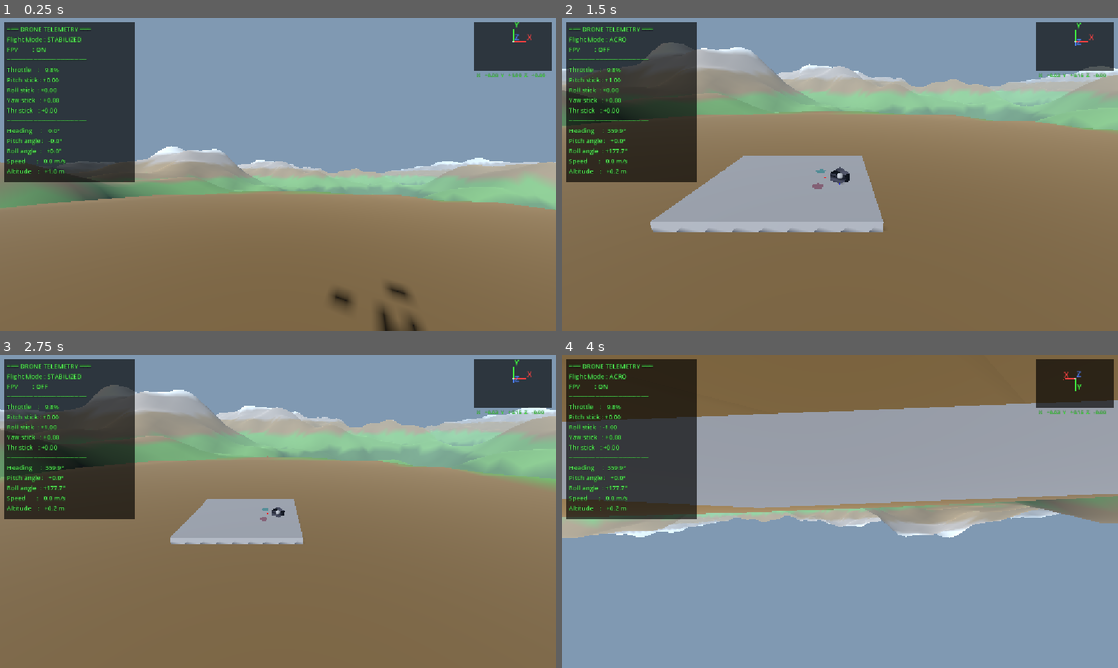
Above: before the commit, frames 1-4 (two rows, left to right).
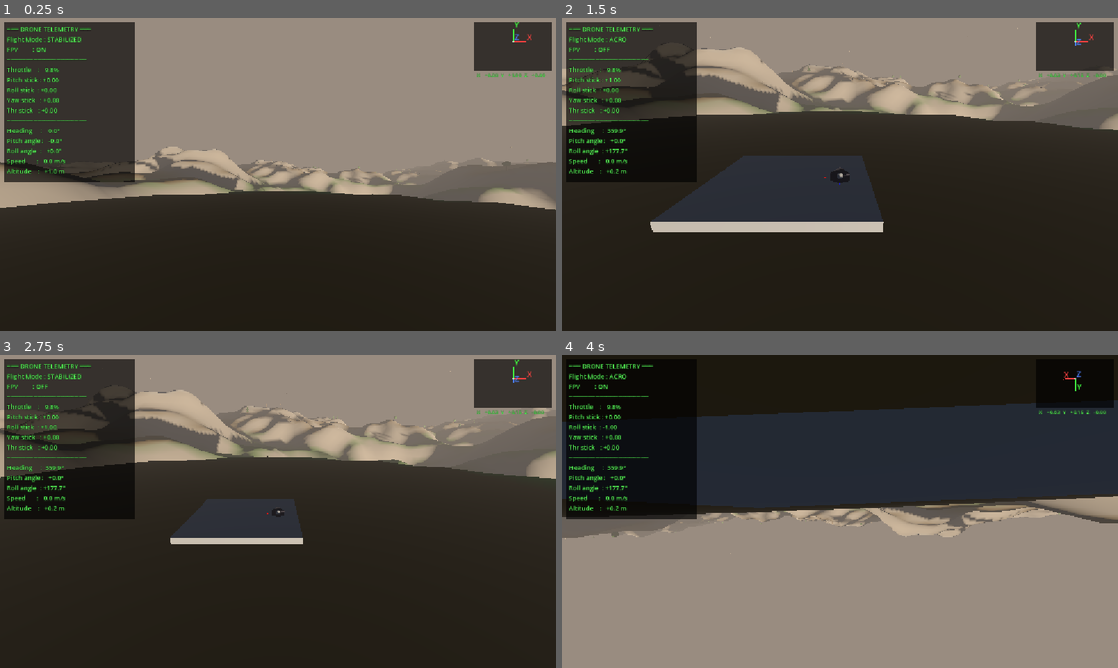
Above: after the commit, the same moments.

Repository: timbittner/dronesim
Game: Godot game, scene res://scenes/main.tscn
Same seed, same stepped clock (60 frames per second), same inputs: the game is played once before the commit and once after it.
Inputs:
- Up to frame 1 (0.25 s): no input
- Up to frame 2 (1.5 s): tap Enter at 0.5 s; hold Right (roll_right) 0.53-1.28 s; hold M (toggle_flight_mode) 0.53-1.28 s; hold Down (pitch_backward) from 1.28 s (still down); tap C (toggle_fpv) at 1.35 s
- Up to frame 3 (2.75 s): release Down (pitch_backward) at 2.03 s; hold Right (roll_right) from 2.03 s (still down); hold M (toggle_flight_mode) from 2.03 s (still down)
- Up to frame 4 (4 s): tap R (reset_drone) at 2.75, 3.5 s; release Right (roll_right) at 2.78 s; release M (toggle_flight_mode) at 2.78 s; hold Up (pitch_forward) 2.78-3.53 s; tap C (toggle_fpv) at 2.85 s; hold Left (roll_left) from 3.53 s (still down); hold M (toggle_flight_mode) from 3.53 s (still down)

The runs differ from the first frame. In frame 1, 85% of the frame differs, in the area x 0-100%, y 0-100%; in frame 2, 90%; in frame 3, 90%; in frame 4, 98%.

Commit message:
feat: Phase A — rotors, trees, terrain color, sky (P2 plan)
A-1: Fix docs — FPV toggle on R1 (not R2), mode toggle on L1
A-2: Binary rotor visual — cone→disc mesh swap + glow when armed
A-3: Procedural trees (deciduous/pine/dead) and rocks (boulder/rubble)
A-4: Slope-based terrain coloring — rock blends in on steep faces
A-5: ProceduralSky gradient, warm 15° sun, denser fog + sun-color

Fixes applied after debug launch:
- scatter.gd uses call_deferred so parent terrain's noise is ready
- terrain.tscn: parent='.' for Scatter child (not 'Terrain')
- terrain_generator.gd: suppress unused h_center warning

Game launches clean (no errors), all 10 headless tests pass.

Diff:
--- a/scenes/environment/terrain.tscn
+++ b/scenes/environment/terrain.tscn
@@ -1,6 +1,10 @@
 [gd_scene load_steps=2 format=3]
 
 [ext_resource type="Script" path="res://scripts/environment/terrain_generator.gd" id="1_terrain_gen"]
+[ext_resource type="Script" path="res://scripts/environment/scatter.gd" id="2_scatter"]
 
 [node name="Terrain" type="Node3D"]
 script = ExtResource("1_terrain_gen")
+
+[node name="Scatter" type="Node3D" parent="."]
+script = ExtResource("2_scatter")
--- a/scenes/main.tscn
+++ b/scenes/main.tscn
@@ -11,7 +11,12 @@
 [sub_resource type="BoxShape3D" id="BoxShape_spawn_pad"]
 size = Vector3(2, 0.1, 2)
 
-[sub_resource type="Sky" id="Sky_main"]
+[sub_resource type="ProceduralSky" id="Sky_main"]
+sky_top_color = Color(0.25, 0.4, 0.6, 1)
+sky_horizon_color = Color(0.6, 0.65, 0.75, 1)
+sky_curve = 0.15
+ground_bottom_color = Color(0.15, 0.12, 0.1, 1)
+ground_horizon_color = Color(0.35, 0.35, 0.35, 1)
 
 [sub_resource type="Environment" id="Env_sky"]
 background_mode = 1
@@ -20,8 +25,9 @@
 ambient_light_color = Color(0.4, 0.45, 0.55, 1)
 ambient_light_energy = 0.5
 fog_enabled = true
-fog_light_color = Color(0.5, 0.6, 0.7, 1)
-fog_density = 0.005
+fog_light_color = Color(0.6, 0.55, 0.5, 1)
+fog_sun_color = Color(0.9, 0.7, 0.4, 1)
+fog_density = 0.008
 
 [node name="Main" type="Node3D" unique_id=1501016617]
 
@@ -37,8 +43,9 @@
 shape = SubResource("BoxShape_spawn_pad")
 
 [node name="DirectionalLight3D" type="DirectionalLight3D" parent="." unique_id=1384618151]
-transform = Transform3D(0.86601907, 0.25000688, -0.43302146, 0, 0.86602384, 0.50000274, 0.500011, -0.43301192, 0.74999315, 10, 15, 10)
-light_energy = 1.2
+transform = Transform3D(0.855, 0, 0.518, 0.134, 0.966, -0.222, -0.5, 0.259, 0.826, 0, 10, 0)
+light_energy = 1.4
+light_color = Color(1.0, 0.92, 0.78, 1)
 shadow_enabled = true
 
 [node name="WorldEnvironment" type="WorldEnvironment" parent="." unique_id=1052014582]
--- a/scripts/drone/drone_controller.gd
+++ b/scripts/drone/drone_controller.gd
@@ -34,6 +34,14 @@
 
 var _flight_mode: String = "stabilized"
 
+# --- Rotor visual ---
+var _rotor_nodes: Array[MeshInstance3D] = []
+var _rotor_idle_meshes: Array[Mesh] = []
+var _rotor_idle_materials: Array[Material] = []
+var _rotor_spin_mesh: Mesh
+var _rotor_spin_material: Material
+var _armed: bool = false
+
 # Rotor positions in local body frame.
 var _rotor_positions: Array[Vector3] = [
 	Vector3(-0.25, 0.07,  0.25),  # FL — left-rear
@@ -62,6 +70,33 @@
 
 	_current_mode = _flight_modes[_flight_mode]
 
+	_setup_rotor_visuals()
+
+
+func _setup_rotor_visuals() -> void:
+	# Collect rotor MeshInstance3D children and snapshot their idle state.
+	for child in get_children():
+		if child is MeshInstance3D and child.name.begins_with("Rotor"):
+			_rotor_nodes.append(child)
+			_rotor_idle_meshes.append(child.mesh)
+			_rotor_idle_materials.append(child.material_override)
+
+	# Create spinning disc mesh — flat disc, same diameter as cone base.
+	var disc := CylinderMesh.new()
+	disc.top_radius = 0.08
+	disc.bottom_radius = 0.08
+	disc.height = 0.01
+	_rotor_spin_mesh = disc
+
+	# Translucent material with subtle emission for spinning rotors.
+	var spin_mat := StandardMaterial3D.new()
+	spin_mat.albedo_color = Color(0.35, 0.5, 0.5, 0.35)
+	spin_mat.transparency = BaseMaterial3D.TRANSPARENCY_ALPHA
+	spin_mat.emission_enabled = true
+	spin_mat.emission = Color(0.2, 0.3, 0.35)
+	spin_mat.emission_energy_multiplier = 0.4
+	_rotor_spin_material = spin_mat
+
 
 func _unhandled_input(event: InputEvent) -> void:
 	if event.is_action_pressed("toggle_flight_mode"):
@@ -95,6 +130,18 @@
 	)
 
 	var mix := _mix_rotors(control.collective, control.pitch_diff, control.roll_diff)
+
+	# Rotor visual: swap between cone (idle) and disc (spinning) based on throttle cut.
+	var armed := control.collective >= 0.001
+	if armed != _armed:
+		_armed = armed
+		for i in _rotor_nodes.size():
+			if _armed:
+				_rotor_nodes[i].mesh = _rotor_spin_mesh
+				_rotor_nodes[i].material_override = _rotor_spin_material
+			else:
+				_rotor_nodes[i].mesh = _rotor_idle_meshes[i]
+				_rotor_nodes[i].material_override = _rotor_idle_materials[i]
 
 	var up: Vector3 = global_transform.basis.y
 	var throttles: Array[float] = [mix.fl, mix.fr, mix.bl, mix.br]
--- /dev/null
+++ b/scripts/environment/scatter.gd
@@ -0,0 +1,279 @@
+extends Node3D
+
+## Scatters visual-only trees and rocks across the terrain at generation time.
+## Trees = cone trunk + sphere canopy, rocks = rough box/sphere meshes.
+## No collision bodies yet — visual only.
+
+@export var tree_count: int = 300
+@export var rock_count: int = 150
+@export var scatter_radius: float = 220.0  # stay inside generated terrain
+@export var min_spacing: float = 3.0       # min distance between objects
+@export var flat_radius: float = 12.0      # keep spawn area clear
+
+# Shared meshes and materials (created once, reused across instances)
+var _trunk_mesh: CylinderMesh
+var _pine_trunk_mesh: CylinderMesh
+var _canopy_sphere: SphereMesh
+var _canopy_pine_top: CylinderMesh  # cone-like layered canopy top
+var _canopy_pine_mid: CylinderMesh
+var _canopy_pine_low: CylinderMesh
+var _dead_trunk: CylinderMesh
+
+var _rock_box_mesh: BoxMesh
+var _rock_sphere_mesh: SphereMesh
+
+var _trunk_mat: StandardMaterial3D
+var _canopy_green_mat: StandardMaterial3D
+var _canopy_dark_mat: StandardMaterial3D
+var _dead_mat: StandardMaterial3D
+var _rock_mat: StandardMaterial3D
+var _rock_light_mat: StandardMaterial3D
+
+# RNG for reproducible placement
+var _rng: RandomNumberGenerator
+
+
+func _ready() -> void:
+	# Defer to next frame so parent terrain's _ready() sets up noise first.
+	call_deferred("_generate")
+
+
+func _generate() -> void:
+	_rng = RandomNumberGenerator.new()
+	_rng.seed = 137
+	_setup_meshes_and_materials()
+	_scatter_trees()
+	_scatter_rocks()
+
+
+func _setup_meshes_and_materials() -> void:
+	# --- Common trunk ---
+	_trunk_mesh = CylinderMesh.new()
+	_trunk_mesh.top_radius = 0.04
+	_trunk_mesh.bottom_radius = 0.06
+	_trunk_mesh.height = 1.2
+
+	_pine_trunk_mesh = CylinderMesh.new()
+	_pine_trunk_mesh.top_radius = 0.03
+	_pine_trunk_mesh.bottom_radius = 0.05
+	_pine_trunk_mesh.height = 1.8
+
+	# --- Canopies ---
+	_canopy_sphere = SphereMesh.new()
+	_canopy_sphere.radius = 0.6
+	_canopy_sphere.height = 1.2
+
+	# Pine layers: stacked cones (using cylinders with top_radius=0)
+	_canopy_pine_low = CylinderMesh.new()
+	_canopy_pine_low.top_radius = 0.0
+	_canopy_pine_low.bottom_radius = 0.7
+	_canopy_pine_low.height = 0.8
+
+	_canopy_pine_mid = CylinderMesh.new()
+	_canopy_pine_mid.top_radius = 0.0
+	_canopy_pine_mid.bottom_radius = 0.5
+	_canopy_pine_mid.height = 0.6
+
+	_canopy_pine_top = CylinderMesh.new()
+	_canopy_pine_top.top_radius = 0.0
+	_canopy_pine_top.bottom_radius = 0.3
+	_canopy_pine_top.height = 0.5
+
+	# --- Dead stub ---
+	_dead_trunk = CylinderMesh.new()
+	_dead_trunk.top_radius = 0.03
+	_dead_trunk.bottom_radius = 0.07
+	_dead_trunk.height = 1.5
+
+	# --- Rocks ---
+	_rock_box_mesh = BoxMesh.new()
+	_rock_box_mesh.size = Vector3(0.3, 0.2, 0.25)
+
+	_rock_sphere_mesh = SphereMesh.new()
+	_rock_sphere_mesh.radius = 0.2
+	_rock_sphere_mesh.height = 0.3
+
+	# --- Materials ---
+	_trunk_mat = StandardMaterial3D.new()
+	_trunk_mat.albedo_color = Color(0.35, 0.22, 0.12)
+	_trunk_mat.roughness = 0.95
+
+	_canopy_green_mat = StandardMaterial3D.new()
+	_canopy_green_mat.albedo_color = Color(0.25, 0.45, 0.18)
+	_canopy_green_mat.roughness = 0.85
+
+	_canopy_dark_mat = StandardMaterial3D.new()
+	_canopy_dark_mat.albedo_color = Color(0.15, 0.3, 0.12)
+	_canopy_dark_mat.roughness = 0.85
+
+	_dead_mat = StandardMaterial3D.new()
+	_dead_mat.albedo_color = Color(0.3, 0.25, 0.2)
+	_dead_mat.roughness = 0.95
+
+	_rock_mat = StandardMaterial3D.new()
+	_rock_mat.albedo_color = Color(0.4, 0.38, 0.35)
+	_rock_mat.roughness = 0.9
+
+	_rock_light_mat = StandardMaterial3D.new()
+	_rock_light_mat.albedo_color = Color(0.5, 0.48, 0.45)
+	_rock_light_mat.roughness = 0.9
+
+
+func _scatter_trees() -> void:
+	var placed_positions: Array[Vector2] = []
+
+	for _i in range(tree_count):
+		var pos := _random_terrain_position()
+		if pos == Vector3.ZERO and _i > 0:
+			continue
+
+		var pos2d := Vector2(pos.x, pos.z)
+		if _too_close(pos2d, placed_positions):
+			continue
+		placed_positions.append(pos2d)
+
+		var tree_type := _rng.randi_range(0, 2)
+		match tree_type:
+			0: _spawn_deciduous(pos)
+			1: _spawn_pine(pos)
+			2: _spawn_dead_tree(pos)
+
+
+func _scatter_rocks() -> void:
+	var placed_positions: Array[Vector2] = []
+
+	for _i in range(rock_count):
+		var pos := _random_terrain_position()
+		if pos == Vector3.ZERO and _i > 0:
+			continue
+
+		var pos2d := Vector2(pos.x, pos.z)
+		if _too_close(pos2d, placed_positions):
+			continue
+		placed_positions.append(pos2d)
+
+		if _rng.randf() < 0.5:
+			_spawn_boulder(pos)
+		else:
+			_spawn_rubble(pos)
+
+
+func _random_terrain_position() -> Vector3:
+	# Try up to 20 times to find a valid position
+	for _attempt in 20:
+		var x := _rng.randf_range(-scatter_radius, scatter_radius)
+		var z := _rng.randf_range(-scatter_radius, scatter_radius)
+
+		# Keep spawn area clear
+		var dist := sqrt(x * x + z * z)
+		if dist < flat_radius:
+			continue
+
+		var h := _get_terrain_height(x, z)
+		if h < 0.5 or h > 14.0:
+			continue  # skip water or peak tops
+
+		return Vector3(x, h, z)
+	return Vector3.ZERO
+
+
+func _too_close(pos: Vector2, existing: Array[Vector2]) -> bool:
+	for other in existing:
+		if pos.distance_squared_to(other) < min_spacing * min_spacing:
+			return true
+	return false
+
+
+func _get_terrain_height(x: float, z: float) -> float:
+	var parent = get_parent()
+	if parent and parent.has_method("get_height"):
+		return parent.get_height(x, z)
+	return 0.0
+
+
+func _spawn_deciduous(pos: Vector3) -> void:
+	# Trunk
+	var trunk := MeshInstance3D.new()
+	trunk.mesh = _trunk_mesh
+	trunk.material_override = _trunk_mat
+	trunk.transform = Transform3D.IDENTITY.translated(pos + Vector3(0.0, 0.6, 0.0))
+	add_child(trunk)
+
+	# Canopy sphere (slightly randomized scale)
+	var canopy := MeshInstance3D.new()
+	canopy.mesh = _canopy_sphere
+	canopy.material_override = _canopy_green_mat if _rng.randf() < 0.6 else _canopy_dark_mat
+	var scale_var := 1.0 + _rng.randf_range(-0.2, 0.2)
+	canopy.transform = Transform3D.IDENTITY.translated(pos + Vector3(0.0, 1.6, 0.0)) \
+		.scaled(Vector3(scale_var, scale_var, scale_var))
+	add_child(canopy)
+
+
+func _spawn_pine(pos: Vector3) -> void:
+	# Trunk
+	var trunk := MeshInstance3D.new()
+	trunk.mesh = _pine_trunk_mesh
+	trunk.material_override = _trunk_mat
+	trunk.transform = Transform3D.IDENTITY.translated(pos + Vector3(0.0, 0.9, 0.0))
+	add_child(trunk)
+
+	# Pine canopy: 3 stacked cone layers
+	var layers := [
+		{ "mesh": _canopy_pine_low, "y_offset": 1.2 },
+		{ "mesh": _canopy_pine_mid, "y_offset": 1.8 },
+		{ "mesh": _canopy_pine_top, "y_offset": 2.3 },
+	]
+	for layer in layers:
+		var inst := MeshInstance3D.new()
+		inst.mesh = layer["mesh"]
+		inst.material_override = _canopy_dark_mat
+		inst.transform = Transform3D.IDENTITY.translated(pos + Vector3(0.0, layer["y_offset"], 0.0))
+		add_child(inst)
+
+
+func _spawn_dead_tree(pos: Vector3) -> void:
+	var trunk := MeshInstance3D.new()
+	trunk.mesh = _dead_trunk
+	trunk.material_override = _dead_mat
+	trunk.transform = Transform3D.IDENTITY.translated(pos + Vector3(0.0, 0.75, 0.0))
+	add_child(trunk)
+
+	# Add a tiny branch stub
+	var stub := MeshInstance3D.new()
+	var stub_mesh := CylinderMesh.new()
+	stub_mesh.top_radius = 0.01
+	stub_mesh.bottom_radius = 0.02
+	stub_mesh.height = 0.3
+	stub.mesh = stub_mesh
+	stub.material_override = _dead_mat
+	stub.transform = Transform3D.IDENTITY.translated(pos + Vector3(0.2, 1.4, 0.0)) \
+		.rotated(Vector3.FORWARD, 0.5)
+	add_child(stub)
+
+
+func _spawn_boulder(pos: Vector3) -> void:
+	var rock := MeshInstance3D.new()
+	rock.mesh = _rock_box_mesh
+	rock.material_override = _rock_mat if _rng.randf() < 0.6 else _rock_light_mat
+
+	var scale_var := 0.6 + _rng.randf_range(0.0, 0.8)
+	var rot_y := _rng.randf_range(0.0, TAU)
+	var rot_x := _rng.randf_range(-0.3, 0.3)
+	var rot_z := _rng.randf_range(-0.3, 0.3)
+	rock.transform = Transform3D.IDENTITY.translated(pos + Vector3(0.0, scale_var * 0.1, 0.0)) \
+		.scaled(Vector3(scale_var, scale_var, scale_var)) \
+		.rotated(Vector3.UP, rot_y) \
+		.rotated(Vector3.RIGHT, rot_x) \
+		.rotated(Vector3.FORWARD, rot_z)
+	add_child(rock)
+
+
+func _spawn_rubble(pos: Vector3) -> void:
+	var rock := MeshInstance3D.new()
+	rock.mesh = _rock_sphere_mesh
+	rock.material_override = _rock_mat if _rng.randf() < 0.5 else _rock_light_mat
+
+	var scale_var := 0.5 + _rng.randf_range(0.0, 0.6)
+	rock.transform = Transform3D.IDENTITY.translated(pos + Vector3(0.0, scale_var * 0.15, 0.0)) \
+		.scaled(Vector3(scale_var, scale_var * 0.7, scale_var * 0.8))
+	add_child(rock)
--- a/scripts/environment/terrain_generator.gd
+++ b/scripts/environment/terrain_generator.gd
@@ -52,18 +52,44 @@
 	return raw_height
 
 
-func _get_color(height: float) -> Color:
+## Estimates slope steepness (0.0 = flat, 1.0 = 45°+) by sampling neighbors.
+func _get_slope(x: float, z: float, step: float = 1.0) -> float:
+	var _h_center := get_height(x, z)
+	var h_n := get_height(x, z - step)
+	var h_s := get_height(x, z + step)
+	var h_e := get_height(x + step, z)
+	var h_w := get_height(x - step, z)
+	var dx := (h_e - h_w) / (2.0 * step)
+	var dz := (h_s - h_n) / (2.0 * step)
+	var angle := atan(sqrt(dx * dx + dz * dz))
+	# Normalize: tan(0) = 0, tan(~45°) ≈ 1
+	return clampf(angle / (PI / 4.0), 0.0, 1.0)
+
+
+func _get_color(height: float, slope: float = 0.0) -> Color:
 	var normalized := (height + height_scale) / (2.0 * height_scale)
 	normalized = clamp(normalized, 0.0, 1.0)
+
+	# Base color from height
+	var base_color: Color
 	if normalized < 0.35:
-		return Color(0.20, 0.35, 0.15)  # Low — dark green
-	if normalized < 0.50:
-		return Color(0.30, 0.50, 0.20)  # Mid-low — green
-	if normalized < 0.65:
-		return Color(0.45, 0.35, 0.20)  # Hills — brown
-	if normalized < 0.80:
-		return Color(0.50, 0.45, 0.40)  # Upper slopes — gray-brown
-	return Color(0.70, 0.70, 0.68)      # Peaks — light gray
+		base_color = Color(0.20, 0.35, 0.15)  # Low — dark green
+	elif normalized < 0.50:
+		base_color = Color(0.30, 0.50, 0.20)  # Mid-low — green
+	elif normalized < 0.65:
+		base_color = Color(0.45, 0.35, 0.20)  # Hills — brown
+	elif normalized < 0.80:
+		base_color = Color(0.50, 0.45, 0.40)  # Upper slopes — gray-brown
+	else:
+		base_color = Color(0.70, 0.70, 0.68)  # Peaks — light gray
+
+	# Blend toward rock color on steep slopes
+	if slope > 0.3:
+		var rock_color := Color(0.55, 0.52, 0.48)  # light grey rock
+		var blend := clampf((slope - 0.3) / 0.4, 0.0, 1.0)
+		base_color = base_color.lerp(rock_color, blend)
+
+	return base_color
 
 
 func _build_mesh() -> void:
@@ -84,7 +110,8 @@
 			var x := -half_size + xi * step
 			var z := -half_size + zi * step
 			var h := get_height(x, z)
-			st.set_color(_get_color(h))
+			var slope := _get_slope(x, z, step)
+			st.set_color(_get_color(h, slope))
 			st.add_vertex(Vector3(x, h, z))
 
 	# Build triangle indices (CCW winding so normals face +Y)
Not shown, added: .hermes/plans/2026-06-26_P2-visual-rotors-trees-crash-assisted-flight-wind.md
Not shown, changed: AGENTS.md
Not shown, changed: PROJECT_SUMMARY.md
